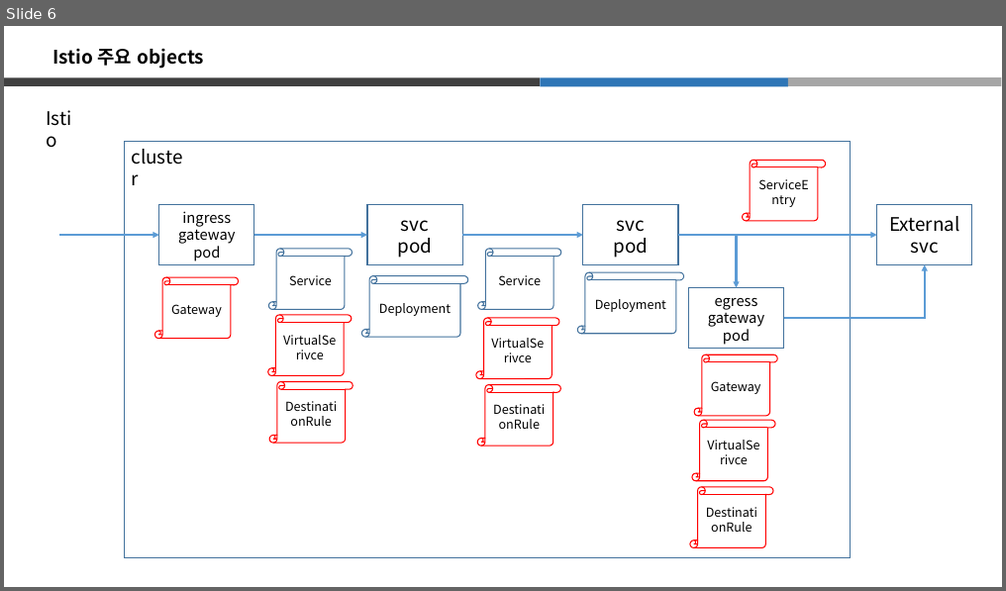
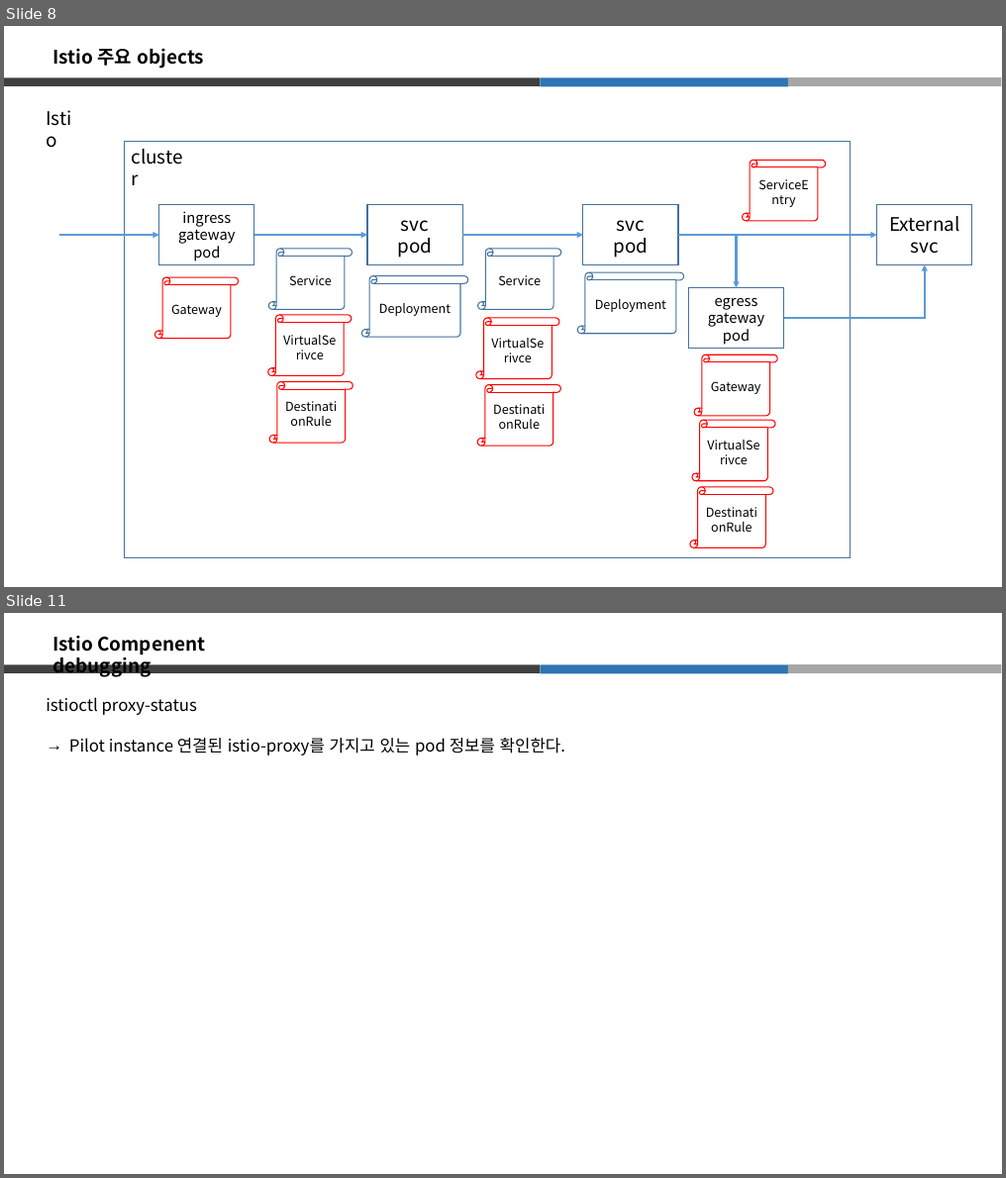
Before and after one commit to hkkkkq/fjfffffdsfdasfdsafdsafjfffffdsfdasfdsafdsafjfffffdsfdasfdsafdsafjfffffdsfdasfdsafdsa, a slide deck: deliverables/13. Tech Support/istio/Istio 소개.pptx. Shown one above the other, each under a label of ours: slide 6 before the commit, slides 8 and 11 after it; the slides between them are not shown. The pictures are 1006x591 and 1006x1178 pixels, drawn with LibreOffice and Linux fonts; fonts in the diff are those of the drawing. Boxes give left, top, right and bottom in pixels: in the first picture for what was removed or moved away, otherwise in the second. Text is boxed around its words. In the diff, an @@ line names an element or a change of style, - is before the commit and + after.

```diff
--- a/deliverables/13. Tech Support/istio/Istio 소개.pptx
+++ b/deliverables/13. Tech Support/istio/Istio 소개.pptx
@@ slide 11 added at <box>4,613,1002,1174</box>, background #FFFFFF @@
@@ text added at <box>53,635,205,677</box>, 18 pt, text #000000, bold @@
+Istio Compenent debugging
@@ rectangle added at <box>4,664,540,672</box>, fill #404040 @@
@@ rectangle added at <box>540,664,788,673</box>, fill #2E75B6 @@
@@ rectangle added at <box>788,664,1001,673</box>, fill #A6A6A6 @@
@@ text added at <box>46,697,565,756</box>, 16 pt, text #000000 @@
+istioctl proxy-status
+→ Pilot instance 연결된 istio-proxy를 가지고 있는 pod 정보를 확인한다.
@@ what was slide 6 is now slide 8 @@
```
Also in this commit, not shown: 4 other slides added.
